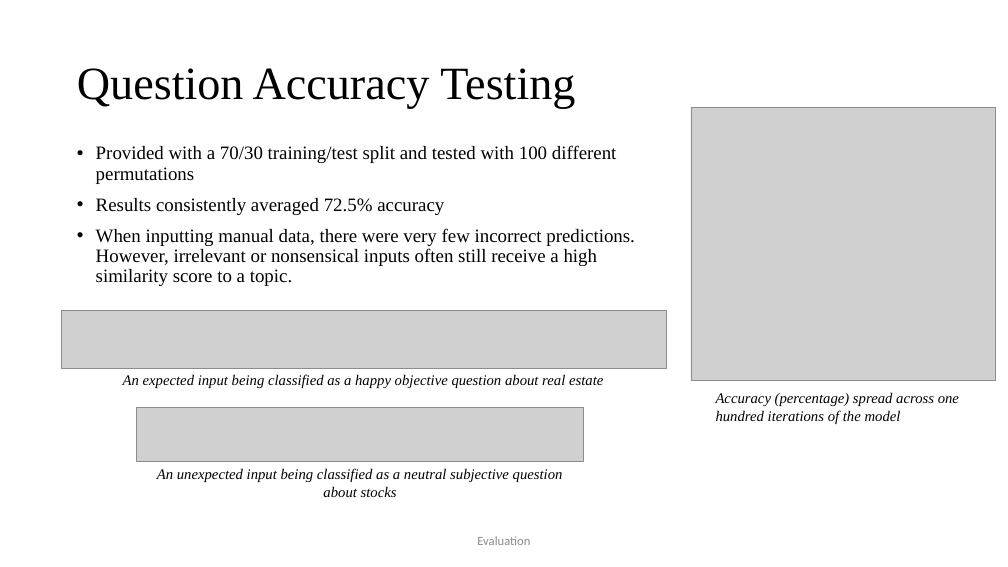
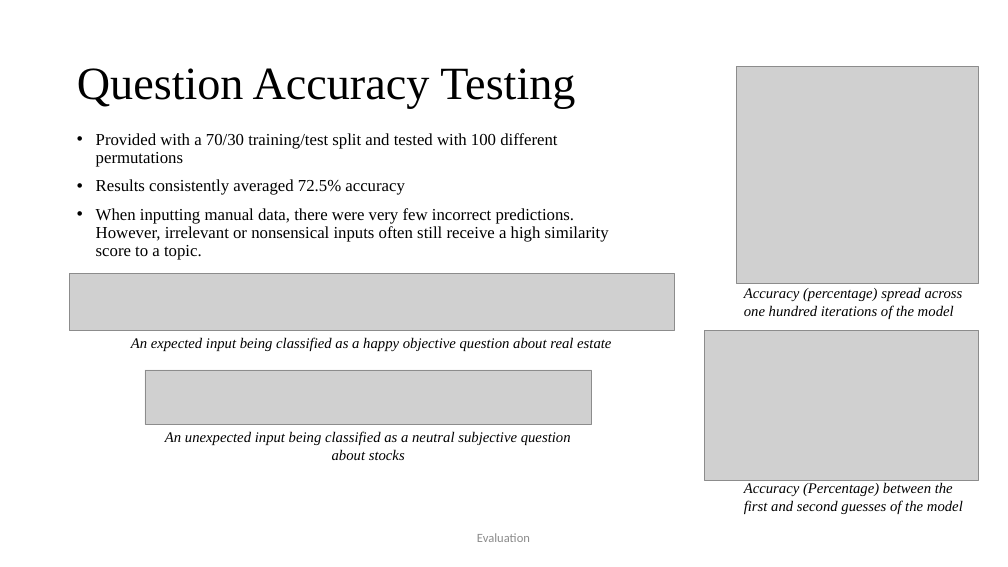
Before and after one commit to JaVonox/AIChatbot, a slide deck: slide 22 of Documentation/100505349.pptx. Drawn at 1008x567 pixels with LibreOffice and Linux fonts; fonts in the diff are those of the drawing; grey boxes stand for pictures. Boxes give left, top, right and bottom in pixels: in the first picture for what was removed or moved away, otherwise in the second. Text is boxed around its words. In the diff, an @@ line names an element or a change of style, - is before the commit and + after.

```diff
--- a/Documentation/100505349.pptx
+++ b/Documentation/100505349.pptx
@@ picture: place and size @@
-picture at bbox=[691, 107, 996, 380]
+picture at bbox=[737, 67, 979, 283]
@@ text "Provided with a 70/30 training/test ...": place and size @@
-text "Provided with a 70/30 training/test ..." at bbox=[96, 145, 635, 286]
+text "Provided with a 70/30 training/test ..." at bbox=[96, 133, 609, 260]
@@ text "Provided with a 70/30 training/test ..." at bbox=[96, 133, 609, 260]: size 18 to 16 pt @@
@@ picture: place and size @@
-picture at bbox=[61, 311, 666, 368]
+picture at bbox=[70, 274, 675, 331]
@@ text "Accuracy (percentage) spread across one ..." rewrapped from bbox=[716, 392, 959, 424] to bbox=[744, 287, 963, 319] @@
@@ text "An expected input being classified ...": place and size @@
-text "An expected input being classified ..." at bbox=[123, 374, 603, 388]
+text "An expected input being classified ..." at bbox=[131, 337, 611, 351]
@@ picture added at bbox=[705, 330, 979, 480] @@
@@ picture: place and size @@
-picture at bbox=[137, 408, 584, 462]
+picture at bbox=[145, 370, 592, 424]
@@ text "An unexpected input being classified ...": place and size @@
-text "An unexpected input being classified ..." at bbox=[157, 468, 563, 497]
+text "An unexpected input being classified ..." at bbox=[165, 431, 571, 460]
@@ text added at bbox=[744, 482, 963, 514], 14 pt, text #000000, italic @@
+Accuracy (Percentage) between the first and second guesses of the model
```
Also in this commit, not shown: 3 other slides changed, 3 other files.
